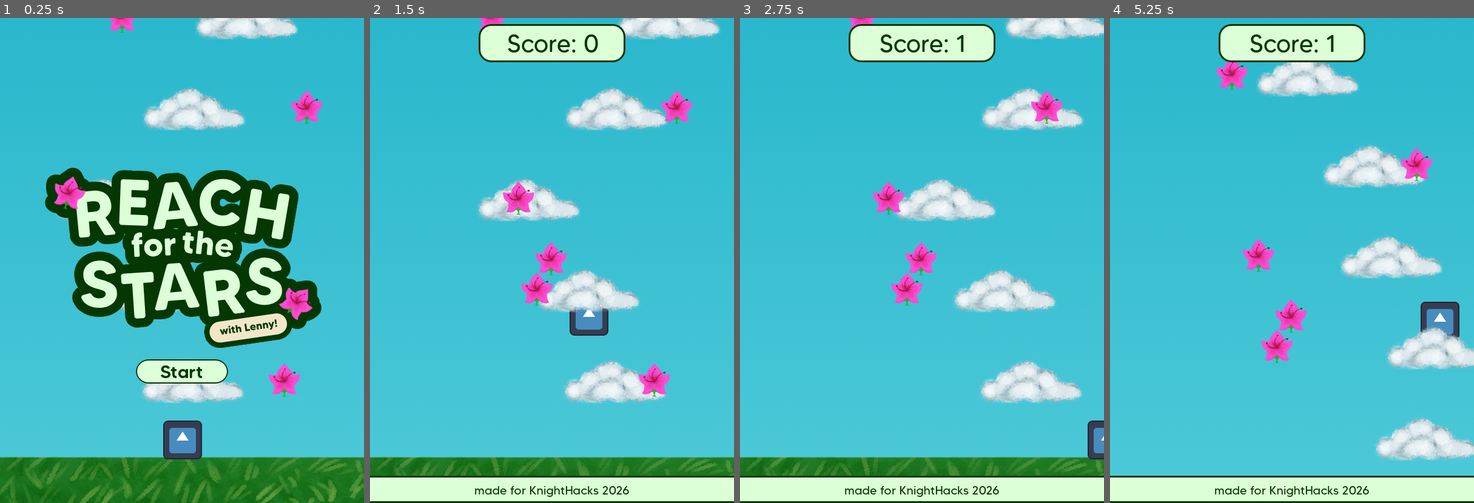
Above: before the commit, frames 1-4 (left to right).
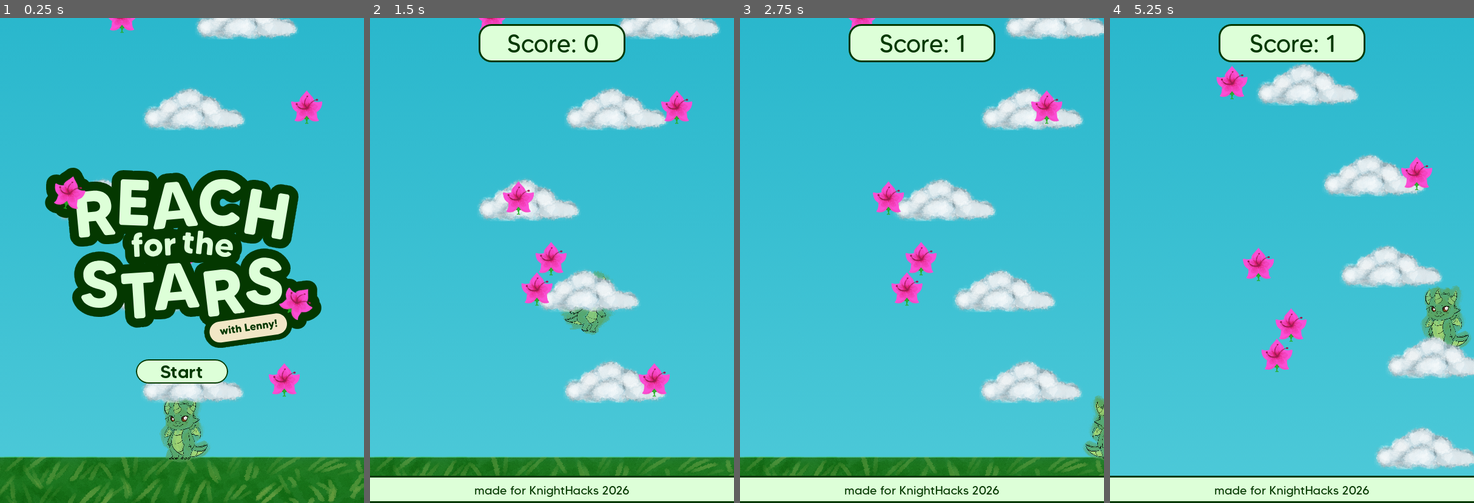
Above: after the commit, the same moments.

Repository: hannahjmc/KnightHacks2026
Game: Godot game, scene res://Scenes/main.tscn
Two runs of this game, one before a commit and one after it. Both use one fixed random seed, a clock stepped at 60 frames per second and the inputs below. The engine's default icon, where the game draws it, is replaced by a stand-in: a white triangle on a blue panel in a dark square.
Inputs:
- Up to frame 1 (0.25 s): no input
- Up to frame 2 (1.5 s): click "Start" at 0.5 s; tap Enter (ui_accept) at 1.25 s; hold Right (ui_right) from 1.28 s (still down)
- Up to frame 3 (2.75 s): keep holding Right (ui_right); tap Enter (ui_accept) at 1.52, 2.27 s
- Up to frame 4 (5.25 s): release Right (ui_right) at 2.78 s; hold Left (ui_left) 2.78-3.53 s; hold Right (ui_right) 3.53-5.03 s; tap Enter (ui_accept) at 3.77, 4.52 s; hold Left (ui_left) from 5.03 s (still down)

The runs differ from the first frame. In frame 1, 1.3% of the frame differs, in the area x 43-58%, y 78-92%; in frame 2, 0.7%; in frame 3, 0.5%; in frame 4, 11%, in the area x 29-100%, y 9-94%.

Commit message:
lenny animation
added animations to lenny

Diff:
--- a/Scenes/Player.tscn
+++ b/Scenes/Player.tscn
@@ -1,10 +1,56 @@
 [gd_scene format=3 uid="uid://b4jwgsd5elgve"]
 
 [ext_resource type="Script" uid="uid://badikd83xv3ns" path="res://Scripts/player.gd" id="1_2i876"]
-[ext_resource type="Texture2D" uid="uid://ce5l00hhda6t1" path="res://icon.svg" id="2_kyqiw"]
+[ext_resource type="Texture2D" uid="uid://bnjnxeayogbgf" path="res://Sprites/lenny_fall.png" id="2_52ee3"]
+[ext_resource type="Texture2D" uid="uid://cvkvxvh2vrxuu" path="res://Sprites/lenny_idle1.png" id="2_nn08x"]
+[ext_resource type="Texture2D" uid="uid://btfthkvif84m0" path="res://Sprites/lenny_idle2.png" id="3_52ee3"]
+[ext_resource type="Texture2D" uid="uid://ptu10aeahiyt" path="res://Sprites/lenny_idle3.png" id="4_bhhdu"]
+[ext_resource type="Texture2D" uid="uid://bvifuqc8cms5h" path="res://Sprites/lenny_jump1.png" id="5_megsn"]
+[ext_resource type="Texture2D" uid="uid://q2g03h0wh4wj" path="res://Sprites/lenny_jump2.png" id="6_yoq75"]
 
 [sub_resource type="RectangleShape2D" id="RectangleShape2D_e5ysw"]
-size = Vector2(132, 128)
+size = Vector2(108, 188)
+
+[sub_resource type="SpriteFrames" id="SpriteFrames_e5ysw"]
+animations = [{
+"frames": [{
+"duration": 1.0,
+"texture": ExtResource("2_52ee3")
+}],
+"loop": 1,
+"name": &"Fall",
+"speed": 5.0
+}, {
+"frames": [{
+"duration": 1.0,
+"texture": ExtResource("2_nn08x")
+}, {
+"duration": 1.0,
+"texture": ExtResource("4_bhhdu")
+}],
+"loop": 1,
+"name": &"Idle",
+"speed": 3.0
+}, {
+"frames": [{
+"duration": 1.0,
+"texture": ExtResource("5_megsn")
+}, {
+"duration": 1.0,
+"texture": ExtResource("6_yoq75")
+}],
+"loop": 2,
+"name": &"Jump",
+"speed": 3.0
+}, {
+"frames": [{
+"duration": 1.0,
+"texture": ExtResource("3_52ee3")
+}],
+"loop": 1,
+"name": &"Walk",
+"speed": 5.0
+}]
 
 [node name="Player" type="CharacterBody2D" unique_id=1115726660]
 scale = Vector2(0.5, 0.5)
@@ -13,10 +59,13 @@
 jump_velocity = -1200.0
 speed = 500.0
 
-[node name="Sprite2D" type="Sprite2D" parent="." unique_id=521042950]
-texture = ExtResource("2_kyqiw")
-
 [node name="CollisionShape2D" type="CollisionShape2D" parent="." unique_id=1272309861]
 position = Vector2(0, -2)
 shape = SubResource("RectangleShape2D_e5ysw")
 debug_color = Color(4.90934e-06, 0.599783, 0.701251, 0.42)
+
+[node name="AnimatedSprite2D" type="AnimatedSprite2D" parent="." unique_id=1435873451]
+scale = Vector2(0.16, 0.16)
+sprite_frames = SubResource("SpriteFrames_e5ysw")
+animation = &"Idle"
+autoplay = "Idle"
--- a/Scenes/main.tscn
+++ b/Scenes/main.tscn
@@ -18,7 +18,7 @@
 [ext_resource type="StyleBox" uid="uid://cxyir3kuo8rkw" path="res://Themes/green_button.tres" id="9_k12tt"]
 [ext_resource type="FontFile" uid="uid://dptppiy285gbn" path="res://Fonts/MADE Tommy Soft ExtraBold PERSONAL USE.otf" id="10_d1ilt"]
 [ext_resource type="FontFile" uid="uid://62ejyl8ffok7" path="res://Fonts/MADE Tommy Soft Medium PERSONAL USE.otf" id="10_hptm8"]
-[ext_resource type="Texture2D" uid="uid://ce5l00hhda6t1" path="res://icon.svg" id="13_fdnlq"]
+[ext_resource type="Texture2D" uid="uid://blhwjwcw3acbk" path="res://Sprites/lenny_dead.png" id="17_fevyy"]
 
 [sub_resource type="RectangleShape2D" id="RectangleShape2D_bo1nx"]
 
@@ -288,12 +288,13 @@
 anchors_preset = 4
 anchor_top = 0.5
 anchor_bottom = 0.5
-offset_left = 56.0
-offset_top = -64.0
-offset_right = 184.0
-offset_bottom = 64.0
-grow_vertical = 2
-texture = ExtResource("13_fdnlq")
+offset_left = -12.0
+offset_top = -142.0
+offset_right = 288.0
+offset_bottom = 158.0
+grow_vertical = 2
+texture = ExtResource("17_fevyy")
+expand_mode = 1
 
 [node name="CoinSpawner" type="Node2D" parent="." unique_id=2042330531 node_paths=PackedStringArray("player", "camera")]
 script = ExtResource("1_fevyy")
--- a/Scripts/player.gd
+++ b/Scripts/player.gd
@@ -7,6 +7,8 @@
 @export var camera: Camera2D
 @export var game_over_canvas: CanvasLayer
 @export var xBounds: float = 310.0
+
+@onready var lenny = $AnimatedSprite2D
 
 var height_score : float = 0.0
 
@@ -22,22 +24,35 @@
 		velocity.y = 0.0
 		gravity_force = Vector2(0, 0)
 
-#runs every physics frame
+# runs every physics frame
 func _physics_process(delta: float) -> void:
-	# puts gravity in the air
+	# gravity
 	if not is_on_floor():
 		velocity += gravity_force * delta
 
-	# space bar
+	# jump
 	if Input.is_action_just_pressed("ui_accept") and is_on_floor():
 		velocity.y = jump_velocity
 
-	# move left and right
+	# movement
 	var direction = Input.get_axis("ui_left", "ui_right")
 	if direction:
 		velocity.x = direction * speed
+		lenny.flip_h = direction > 0
 	else:
 		velocity.x = move_toward(velocity.x, 0, speed)
 
-	# moves characterbody
+
 	move_and_slide()
+
+	# animation
+	if not is_on_floor():
+		if velocity.y < 0:
+			lenny.play("Jump")
+		else:
+			lenny.play("Fall")
+	else:
+		if velocity.x != 0:
+			lenny.play("Walk")
+		else:
+			lenny.play("Idle")
Binary file added: Sprites/lenny_dead.png
Not shown, added: Sprites/lenny_dead.png.import
Binary file added: Sprites/lenny_fall.png
Not shown, added: Sprites/lenny_fall.png.import
Binary file added: Sprites/lenny_idle1.png
Not shown, added: Sprites/lenny_idle1.png.import
Binary file added: Sprites/lenny_idle2.png
Not shown, added: Sprites/lenny_idle2.png.import
Binary file added: Sprites/lenny_idle3.png
Not shown, added: Sprites/lenny_idle3.png.import
Binary file added: Sprites/lenny_jump1.png
Not shown, added: Sprites/lenny_jump1.png.import
(and 2 more such lines)
